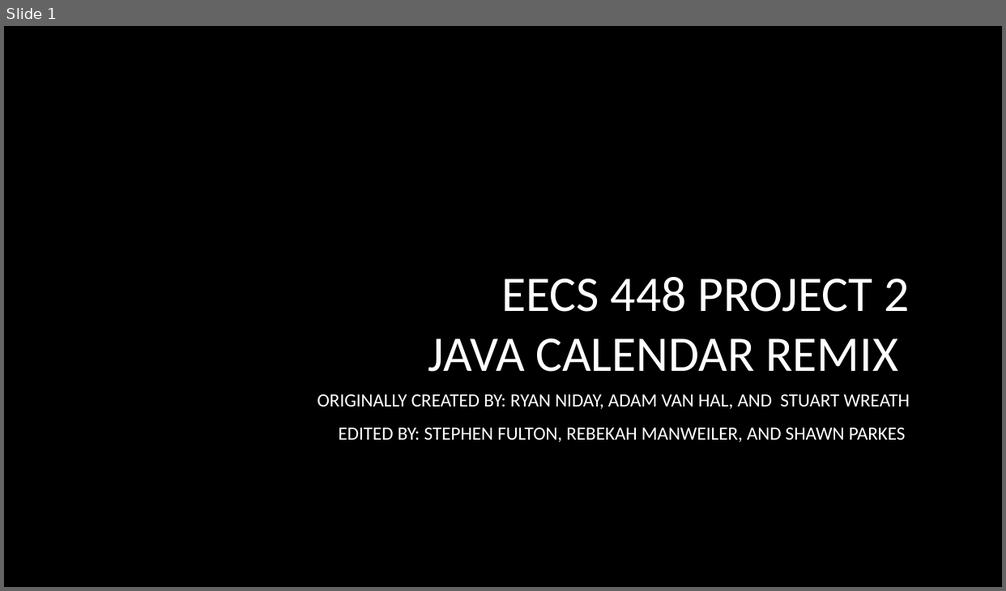
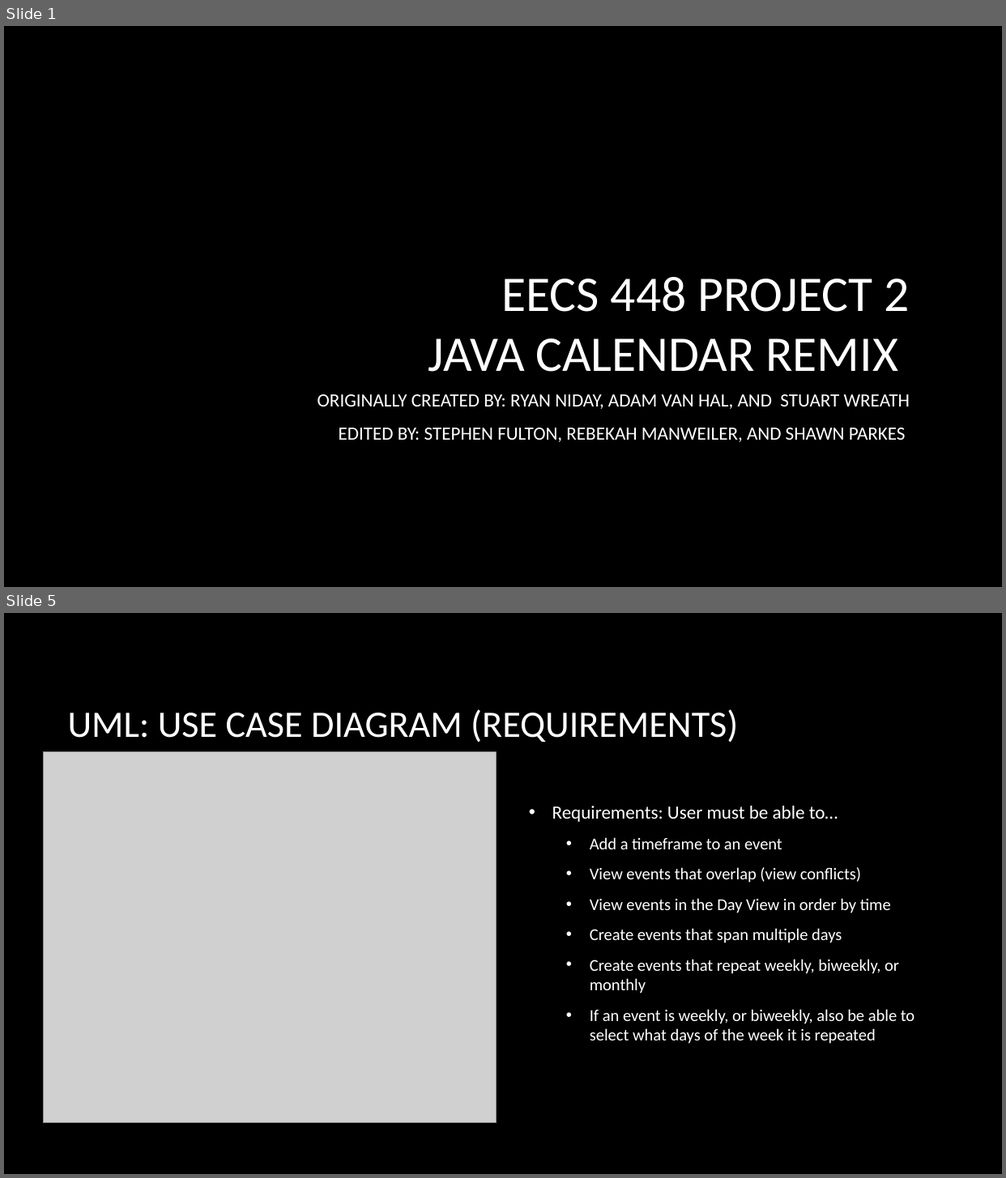
Before and after one commit to StephenWFulton/JavaCalendar, a slide deck: Project2Presentation.pptx. Shown one above the other, each under a label of ours: slide 1 before the commit, slides 1 and 5 after it; the slides between them are not shown. The pictures are 1006x591 and 1006x1178 pixels, drawn with LibreOffice and Linux fonts; fonts in the diff are those of the drawing; grey boxes stand for pictures; background and template pictures are left out. Boxes give left, top, right and bottom in pixels: in the first picture for what was removed or moved away, otherwise in the second. Text is boxed around its words. In the diff, an @@ line names an element or a change of style, - is before the commit and + after.

```diff
--- a/Project2Presentation.pptx
+++ b/Project2Presentation.pptx
@@ slide 5 added at box(4, 613, 1002, 1174), background picture (left out) @@
@@ title added at box(68, 709, 738, 743), 36 pt, text #FFFFFF @@
+UML: USE CASE DIAGRAM (REQUIREMENTS)
@@ picture added at box(43, 752, 496, 1123) @@
@@ text added at box(552, 806, 914, 1044), 16 pt, text #FFFFFF @@
+• Requirements: User must be able to…
+  • Add a timeframe to an event
+  • View events that overlap (view conflicts)
+  • View events in the Day View in order by time
+  • Create events that span multiple days
+  • Create events that repeat weekly, biweekly, or monthly
+  • If an event is weekly, or biweekly, also be able to select what days of the week it is repeated
```
Also in this commit, not shown: 7 other slides added.
